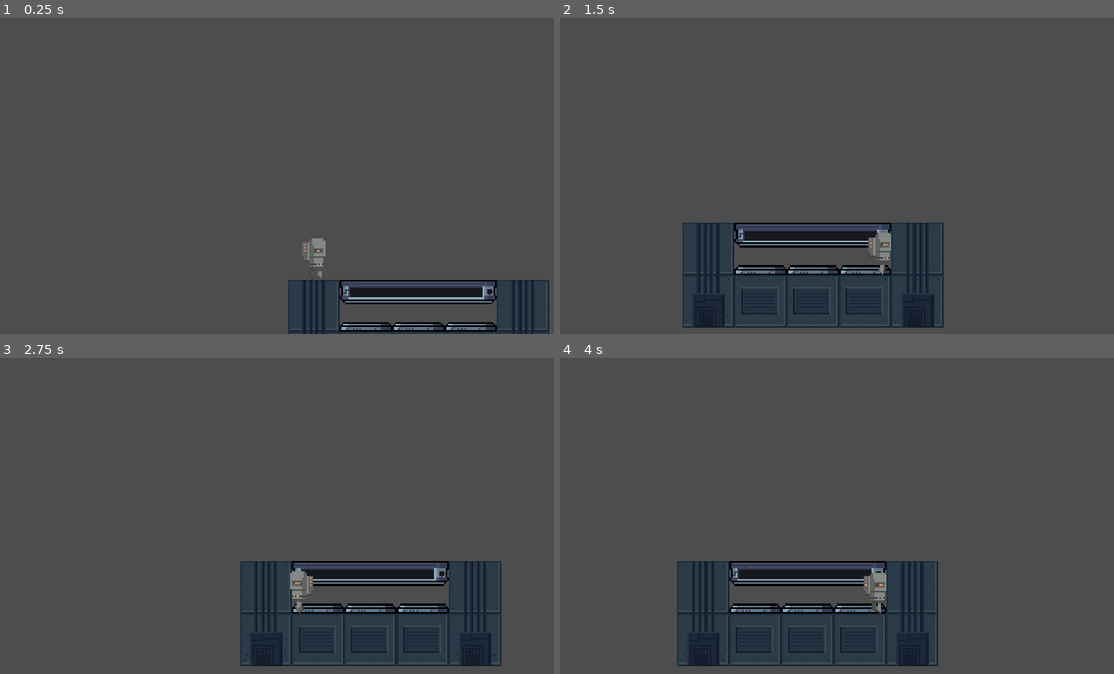
Above: before the commit, frames 1-4 (two rows, left to right).
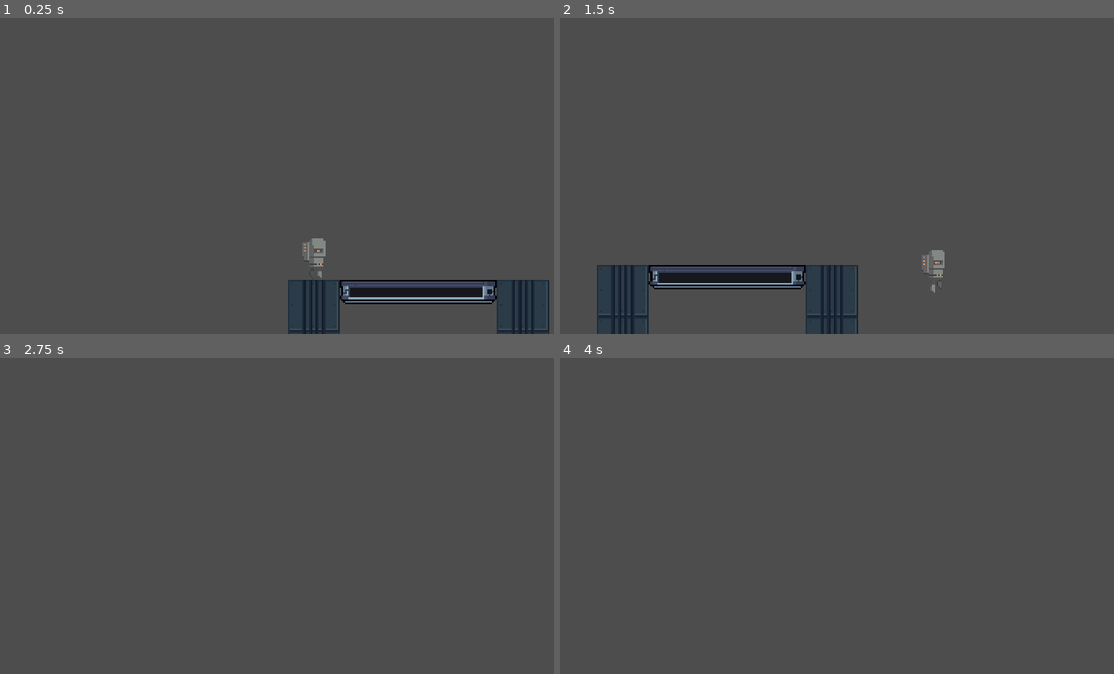
Above: after the commit, the same moments.

Repository: ricklusuardi/BuiltToScale2024
Game: Godot game, scene res://MovingPlatform.tscn
Same seed, same stepped clock (60 frames per second), same inputs: the game is played once before the commit and once after it. This scene is started directly instead of the project's main scene.
Inputs:
- Up to frame 1 (0.25 s): no input
- Up to frame 2 (1.5 s): hold Right (ui_right) from 0.53 s (still down)
- Up to frame 3 (2.75 s): release Right (ui_right) at 2.03 s; hold Left (ui_left) from 2.03 s (still down)
- Up to frame 4 (4 s): release Left (ui_left) at 2.78 s; hold Right (ui_right) from 2.78 s (still down)

The runs differ from the first frame. In frame 1, 1.0% of the frame differs, in the area x 61-90%, y 96-100%; in frame 2, 14%, in the area x 6-70%, y 64-100%; in frame 3, 13%; in frame 4, 13%.

Commit message:
started work on moving platform

Diff:
--- a/Chara.gd
+++ b/Chara.gd
@@ -62,8 +62,9 @@
 	var direction = Input.get_axis("ui_left", "ui_right")
 	if direction:
 		velocity.x = direction * SPEED
-		$AnimationPlayer.play("RobotRun")
-		$AnimationPlayer.speed_scale = animRunMultiplier * currentAnimScale
+		if is_on_floor():
+			$AnimationPlayer.play("RobotRun")
+			$AnimationPlayer.speed_scale = animRunMultiplier * currentAnimScale
 		if velocity.x > 0:
 			$Sprite2D.flip_h = false
 		elif velocity.x < 0:
--- /dev/null
+++ b/MovingPlatform.gd
@@ -0,0 +1,19 @@
+extends Node2D
+
+@onready var playerRef = get_tree().get_nodes_in_group("MainCharacterGroup")[0]
+
+# Called when the node enters the scene tree for the first time.
+func _ready():
+	$MovingPlatform/PathFollow2D.progress_ratio = 0.5
+	pass
+
+
+# Called every frame. 'delta' is the elapsed time since the previous frame.
+func _process(delta):
+	pass
+
+
+func _on_area_2d_body_entered(body):
+
+	if (body == playerRef):
+		print("character is on the platform")
--- a/MovingPlatform.tscn
+++ b/MovingPlatform.tscn
@@ -1,6 +1,7 @@
-[gd_scene load_steps=8 format=3 uid="uid://do1jdvyk33bju"]
+[gd_scene load_steps=12 format=3 uid="uid://do1jdvyk33bju"]
 
 [ext_resource type="Texture2D" uid="uid://cprlmeq10hl3u" path="res://sprite/science lab/Tiles/tile064.png" id="1_a42rs"]
+[ext_resource type="Script" path="res://MovingPlatform.gd" id="1_xqucb"]
 [ext_resource type="Texture2D" uid="uid://c362y5bj8sthj" path="res://sprite/science lab/Tiles/tile037.png" id="2_nan00"]
 [ext_resource type="Texture2D" uid="uid://r2d234r3c8g7" path="res://sprite/science lab/Tiles/tile046.png" id="3_ywvbn"]
 [ext_resource type="Texture2D" uid="uid://bgtwbyfpb0ar0" path="res://sprite/science lab/Tiles/tile047.png" id="4_2ubgj"]
@@ -9,70 +10,111 @@
 
 [sub_resource type="RectangleShape2D" id="RectangleShape2D_oxv13"]
 
+[sub_resource type="Curve2D" id="Curve2D_5jhyr"]
+_data = {
+"points": PackedVector2Array(0, 0, 0, 0, 0, 128, 0, 0, 0, 0, 0, 64, 0, 0, 0, 0, 0, 0, 0, 0, 0, 0, 0, -64, 0, 0, 0, 0, 0, -128)
+}
+point_count = 5
+
+[sub_resource type="RectangleShape2D" id="RectangleShape2D_unbkg"]
+
+[sub_resource type="RectangleShape2D" id="RectangleShape2D_miet3"]
+
 [node name="Node2D" type="Node2D"]
 texture_filter = 1
-
-[node name="Foundation" type="Sprite2D" parent="."]
-position = Vector2(0, 16)
-texture = ExtResource("1_a42rs")
-
-[node name="Tile037" type="Sprite2D" parent="Foundation"]
-position = Vector2(-64, 0)
-texture = ExtResource("2_nan00")
-
-[node name="Tile046" type="Sprite2D" parent="Foundation"]
-position = Vector2(-32, 32)
-texture = ExtResource("3_ywvbn")
-
-[node name="Tile047" type="Sprite2D" parent="Foundation"]
-position = Vector2(-64, 32)
-texture = ExtResource("4_2ubgj")
-
-[node name="Tile040" type="Sprite2D" parent="Foundation"]
-position = Vector2(64, 0)
-texture = ExtResource("2_nan00")
-
-[node name="Tile050" type="Sprite2D" parent="Foundation"]
-position = Vector2(64, 32)
-texture = ExtResource("4_2ubgj")
-
-[node name="Tile048" type="Sprite2D" parent="Foundation"]
-position = Vector2(0, 32)
-texture = ExtResource("3_ywvbn")
-
-[node name="Tile049" type="Sprite2D" parent="Foundation"]
-position = Vector2(32, 32)
-texture = ExtResource("3_ywvbn")
-
-[node name="Tile064" type="Sprite2D" parent="Foundation"]
-position = Vector2(-32, 0)
-texture = ExtResource("1_a42rs")
-
-[node name="Tile066" type="Sprite2D" parent="Foundation"]
-position = Vector2(32, 0)
-texture = ExtResource("1_a42rs")
-
-[node name="LongerPlatform" type="Sprite2D" parent="."]
-position = Vector2(0, 16)
-texture = ExtResource("5_m2r1s")
+script = ExtResource("1_xqucb")
 
 [node name="Node2D" parent="." instance=ExtResource("6_jcp38")]
 position = Vector2(-64, -24)
 collision_mask = 3
 
-[node name="StaticBody2D" type="StaticBody2D" parent="."]
+[node name="Foundation" type="Node2D" parent="."]
 
-[node name="CollisionShape2D" type="CollisionShape2D" parent="StaticBody2D"]
+[node name="FoundationSprites" type="Sprite2D" parent="Foundation"]
+position = Vector2(0, 136)
+texture = ExtResource("1_a42rs")
+
+[node name="StaticBody2D" type="StaticBody2D" parent="Foundation"]
+
+[node name="CollisionShape2D" type="CollisionShape2D" parent="Foundation/StaticBody2D"]
 position = Vector2(-64, 32)
 scale = Vector2(1.6, 3.2)
 shape = SubResource("RectangleShape2D_oxv13")
 
-[node name="CollisionShape2D2" type="CollisionShape2D" parent="StaticBody2D"]
+[node name="CollisionShape2D2" type="CollisionShape2D" parent="Foundation/StaticBody2D"]
 position = Vector2(64, 32)
 scale = Vector2(1.6, 3.2)
 shape = SubResource("RectangleShape2D_oxv13")
 
-[node name="CollisionShape2D3" type="CollisionShape2D" parent="StaticBody2D"]
-position = Vector2(3.8147e-06, 48)
+[node name="CollisionShape2D3" type="CollisionShape2D" parent="Foundation/StaticBody2D"]
+position = Vector2(0, 168)
 scale = Vector2(4.8, 1.6)
 shape = SubResource("RectangleShape2D_oxv13")
+
+[node name="Tile037" type="Sprite2D" parent="Foundation"]
+position = Vector2(-64, 16)
+texture = ExtResource("2_nan00")
+
+[node name="Tile046" type="Sprite2D" parent="Foundation"]
+position = Vector2(-32, 168)
+texture = ExtResource("3_ywvbn")
+
+[node name="Tile047" type="Sprite2D" parent="Foundation"]
+position = Vector2(-64, 48)
+texture = ExtResource("4_2ubgj")
+
+[node name="Tile040" type="Sprite2D" parent="Foundation"]
+position = Vector2(64, 16)
+texture = ExtResource("2_nan00")
+
+[node name="Tile050" type="Sprite2D" parent="Foundation"]
+position = Vector2(64, 48)
+texture = ExtResource("4_2ubgj")
+
+[node name="Tile048" type="Sprite2D" parent="Foundation"]
+position = Vector2(0, 168)
+texture = ExtResource("3_ywvbn")
+
+[node name="Tile049" type="Sprite2D" parent="Foundation"]
+position = Vector2(32, 168)
+texture = ExtResource("3_ywvbn")
+
+[node name="Tile064" type="Sprite2D" parent="Foundation"]
+position = Vector2(-32, 136)
+texture = ExtResource("1_a42rs")
+
+[node name="Tile066" type="Sprite2D" parent="Foundation"]
+position = Vector2(32, 136)
+texture = ExtResource("1_a42rs")
+
+[node name="MovingPlatform" type="Path2D" parent="."]
+curve = SubResource("Curve2D_5jhyr")
+
+[node name="PathFollow2D" type="PathFollow2D" parent="MovingPlatform"]
+position = Vector2(0, 128)
+rotation = -1.5708
+rotates = false
+loop = false
+
+[node name="RigidBody2D" type="RigidBody2D" parent="MovingPlatform/PathFollow2D"]
+rotation = 1.5708
+gravity_scale = 0.0
+contact_monitor = true
+
+[node name="CollisionShape2D" type="CollisionShape2D" parent="MovingPlatform/PathFollow2D/RigidBody2D"]
+position = Vector2(0, 8)
+scale = Vector2(4.8, 0.8)
+shape = SubResource("RectangleShape2D_unbkg")
+
+[node name="LongerPlatform" type="Sprite2D" parent="MovingPlatform/PathFollow2D/RigidBody2D"]
+position = Vector2(0, 16)
+texture = ExtResource("5_m2r1s")
+
+[node name="Area2D" type="Area2D" parent="MovingPlatform/PathFollow2D"]
+rotation = 1.5708
+
+[node name="CollisionShape2D" type="CollisionShape2D" parent="MovingPlatform/PathFollow2D/Area2D"]
+scale = Vector2(4.8, 0.05)
+shape = SubResource("RectangleShape2D_miet3")
+
+[connection signal="body_entered" from="MovingPlatform/PathFollow2D/Area2D" to="." method="_on_area_2d_body_entered"]
--- a/pedana.tscn
+++ b/pedana.tscn
@@ -29,7 +29,6 @@
 [node name="Node2D" parent="." instance=ExtResource("3_huafg")]
 position = Vector2(126, 145)
 collision_layer = 2
-collision_mask = 1
 
 [node name="AnimatableBody2D" type="AnimatableBody2D" parent="."]
 position = Vector2(-5, 179)
